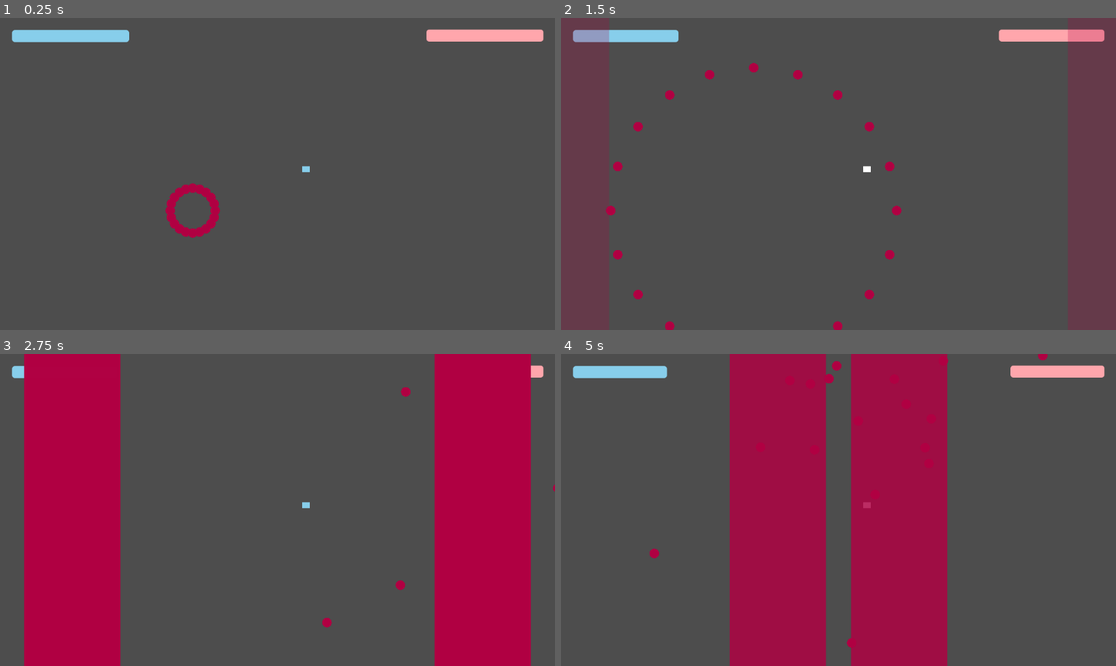
Above: before the commit, frames 1-4 (two rows, left to right).
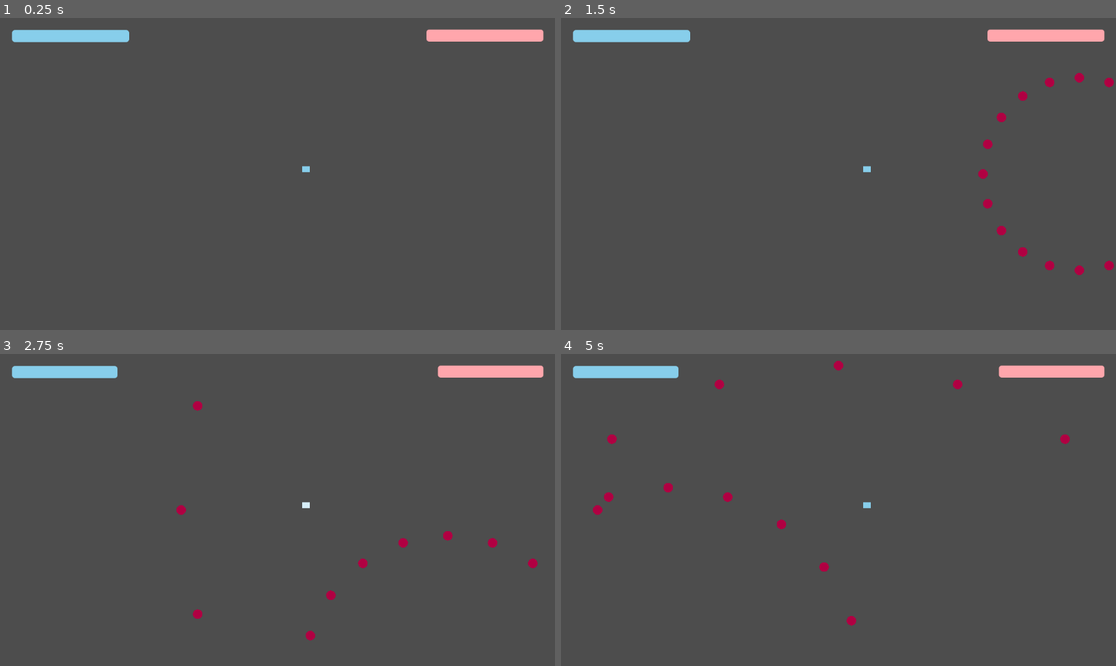
Above: after the commit, the same moments.

Repository: Sosenteam/sa-bullet-hell
Game: Godot game, scene res://levels/level.tscn
The game is run twice, just before and just after one commit, with the same random seed, the same clock (stepped at 60 frames per second) and the same inputs. Before the commit the project starts from res://levels/testing_level.tscn.
Inputs:
- Up to frame 1 (0.25 s): no input
- Up to frame 2 (1.5 s): no input
- Up to frame 3 (2.75 s): no input
- Up to frame 4 (5 s): no input

The runs differ from the first frame. In frame 1, 0.7% of the frame differs, in the area x 29-40%, y 52-71%; in frame 2, 2.0%; in frame 3, 35%; in frame 4, 35%, in the area x 5-92%, y 0-100%.

Commit message:
added second level, made clock attack

Diff:
--- /dev/null
+++ b/levels/level.tscn
@@ -0,0 +1,28 @@
+[gd_scene format=3 uid="uid://dtpgt3tyoqbl1"]
+
+[ext_resource type="Script" uid="uid://drbg3os8fh5ni" path="res://levels/testing_level.gd" id="1_5mrsh"]
+[ext_resource type="PackedScene" uid="uid://cve5veffvb4ca" path="res://manager.tscn" id="2_safpt"]
+[ext_resource type="PackedScene" uid="uid://bdyr0clmpxsvg" path="res://user_interface/ui.tscn" id="3_gjl0y"]
+[ext_resource type="PackedScene" uid="uid://yjjijai7t87k" path="res://player/player.tscn" id="4_vnv7o"]
+
+[node name="Level" type="Node2D" unique_id=1026716177]
+script = ExtResource("1_5mrsh")
+
+[node name="Manager" parent="." unique_id=1031654899 instance=ExtResource("2_safpt")]
+
+[node name="UI" parent="." unique_id=128712475 instance=ExtResource("3_gjl0y")]
+anchors_preset = 0
+anchor_right = 0.0
+anchor_bottom = 0.0
+offset_right = 8.0
+offset_bottom = 23.0
+grow_horizontal = 1
+grow_vertical = 1
+
+[node name="Player2" parent="." unique_id=932131140 instance=ExtResource("4_vnv7o")]
+position = Vector2(635, 314)
+player_id = 2
+player_color = Color(1, 0.6515185, 0.6759983, 1)
+
+[node name="Player" parent="." unique_id=668815064 instance=ExtResource("4_vnv7o")]
+position = Vector2(635, 314)
--- a/levels/testing_level.gd
+++ b/levels/testing_level.gd
@@ -16,8 +16,11 @@
 
 
 func _ready() -> void:
-	print("played test")
-	play()
+	print("played level")
+	shapes = []
+	for i in 5:
+		shapes.append(manager.create_shape())
+	level_one()
 
 
 
@@ -26,10 +29,7 @@
 	#$HitzonePlayer.create_bullet(Vector2(600,200),10,100*Vector2.from_angle(randf_range(4*PI/6,8*PI/6)))
 	pass
 
-func play():
-	shapes = []
-	for i in 5:
-		shapes.append(manager.create_shape())
+func test_level():
 
 	var level = get_parent().create_tween()
 	level.tween_callback(manager.create_bullet_circle.bind(Vector2(200,200),200,20,10))
@@ -90,3 +90,48 @@
 		var angle_to_center = pos.angle_to_point(Global.center / 2)
 		level.parallel().tween_callback(manager.create_cannon.bind(pos, angle_to_center, 0.5, 8, 120, 24))
 		level.parallel().tween_callback(manager.create_cannon.bind(pos, angle_to_center, 0.33, 4, 100, 24))
+
+func level_one():
+	var level = get_parent().create_tween()
+	for i in 8:
+		var ang = remap(i,0,8,0,TAU)
+		level.tween_interval(1)
+		level.tween_callback(manager.create_bullet_circle.bind(Global.center/2+(250*Vector2.from_angle(ang)),400,20,10))
+	for j in 20:
+		var x = remap(j,0,20,0,Global.center.x)
+		var x2 = remap(j,20,0,0,Global.center.x)
+		level.tween_interval(0.1)
+		level.tween_callback(manager.create_bullet.bind(Vector2(x,0),10,Vector2(0,200)))
+		level.tween_callback(manager.create_bullet.bind(Vector2(x2+25,Global.center.y),10,Vector2(0,-200)))
+	level.tween_interval(3)
+	for j in 10:
+		var y = remap(j,0,10,0,Global.center.y)
+		var y2 = remap(j,10,0,0,Global.center.y)
+		level.tween_interval(0.1)
+		level.tween_callback(manager.create_bullet.bind(Vector2(0,y),10,Vector2(200,0)))
+		level.tween_callback(manager.create_bullet.bind(Vector2(Global.center.x,y2+20),10,Vector2(-200,0)))
+	level.tween_interval(8)
+	level.tween_interval(1)
+	level.set_parallel(true)
+	for r in 4:
+		var x_size = 120
+		var y_size = 20
+		var x_offset = remap(r,0,4,100,1000)
+		var dir = 1
+		if(r==1 or r==3):
+			dir = -1
+		level.tween_callback(shapes[r].set_verts.bind([Vector2(x_offset-x_size,-y_size),Vector2(x_offset+x_size,-y_size),Vector2(x_offset+x_size,y_size),Vector2(x_offset-x_size,y_size)]))
+		level.tween_callback(shapes[r].set_rotation.bind(0))
+		level.tween_callback(shapes[r].set_position.bind(Global.center))
+		level.tween_property(shapes[r],"rotation",2*TAU*dir*(4-r),20).set_trans(Tween.TRANS_SINE).set_delay(0.5)
+		level.tween_callback(shapes[r].enable).set_delay(2)
+	level.chain().tween_interval(1)
+	for r in 4:
+		level.tween_callback(shapes[r].set_rotation.bind(0))
+		level.tween_property(shapes[r],"rotation",2*TAU,6).set_trans(Tween.TRANS_SINE).set_delay(0.5)
+	level.chain().tween_interval(1)
+	for r in 4:
+		level.tween_callback(shapes[r].remove)
+	level.set_parallel(false)
+	level.tween_callback(manager.create_horizontal_wipe.bind(0,10,60,Global.center.x,0.04,1))
+	level.tween_callback(manager.create_vertical_wipe.bind(0,10,60,Global.center.y,0.04,1))
--- a/levels/testing_level.tscn
+++ /dev/null
@@ -1,28 +0,0 @@
-[gd_scene format=3 uid="uid://dfmerqaah5hvm"]
-
-[ext_resource type="Script" uid="uid://drbg3os8fh5ni" path="res://levels/testing_level.gd" id="1_aklg6"]
-[ext_resource type="PackedScene" uid="uid://yjjijai7t87k" path="res://player/player.tscn" id="1_m2onx"]
-[ext_resource type="PackedScene" uid="uid://cve5veffvb4ca" path="res://manager.tscn" id="2_72vgf"]
-[ext_resource type="PackedScene" uid="uid://bdyr0clmpxsvg" path="res://user_interface/ui.tscn" id="4_e2mvv"]
-
-[node name="TestingLevel" type="Node2D" unique_id=1026716177]
-script = ExtResource("1_aklg6")
-
-[node name="Manager" parent="." unique_id=1031654899 instance=ExtResource("2_72vgf")]
-
-[node name="UI" parent="." unique_id=128712475 instance=ExtResource("4_e2mvv")]
-anchors_preset = 0
-anchor_right = 0.0
-anchor_bottom = 0.0
-offset_right = 8.0
-offset_bottom = 23.0
-grow_horizontal = 1
-grow_vertical = 1
-
-[node name="Player2" parent="." unique_id=932131140 instance=ExtResource("1_m2onx")]
-position = Vector2(635, 314)
-player_id = 2
-player_color = Color(1, 0.6515185, 0.6759983, 1)
-
-[node name="Player" parent="." unique_id=668815064 instance=ExtResource("1_m2onx")]
-position = Vector2(635, 314)
--- a/project.godot
+++ b/project.godot
@@ -11,7 +11,7 @@
 [application]
 
 config/name="SA Bullet Hell"
-run/main_scene="uid://dfmerqaah5hvm"
+run/main_scene="uid://dtpgt3tyoqbl1"
 config/features=PackedStringArray("4.6", "GL Compatibility")
 config/icon="res://icon.svg"
 
